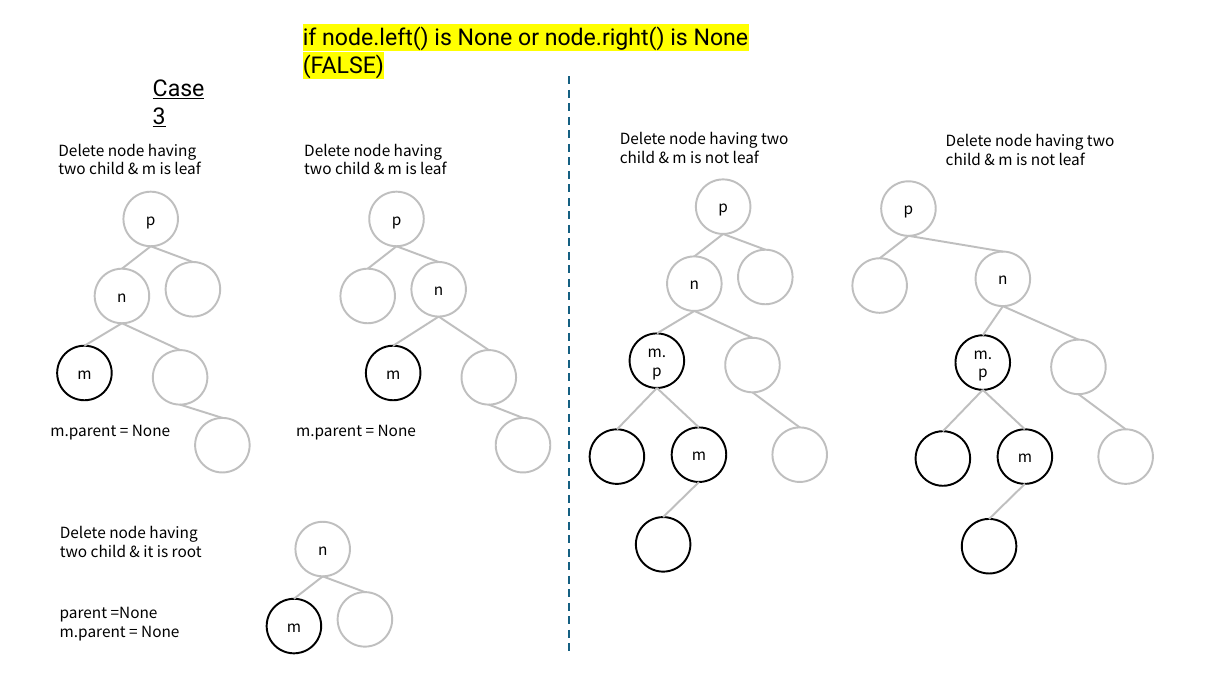
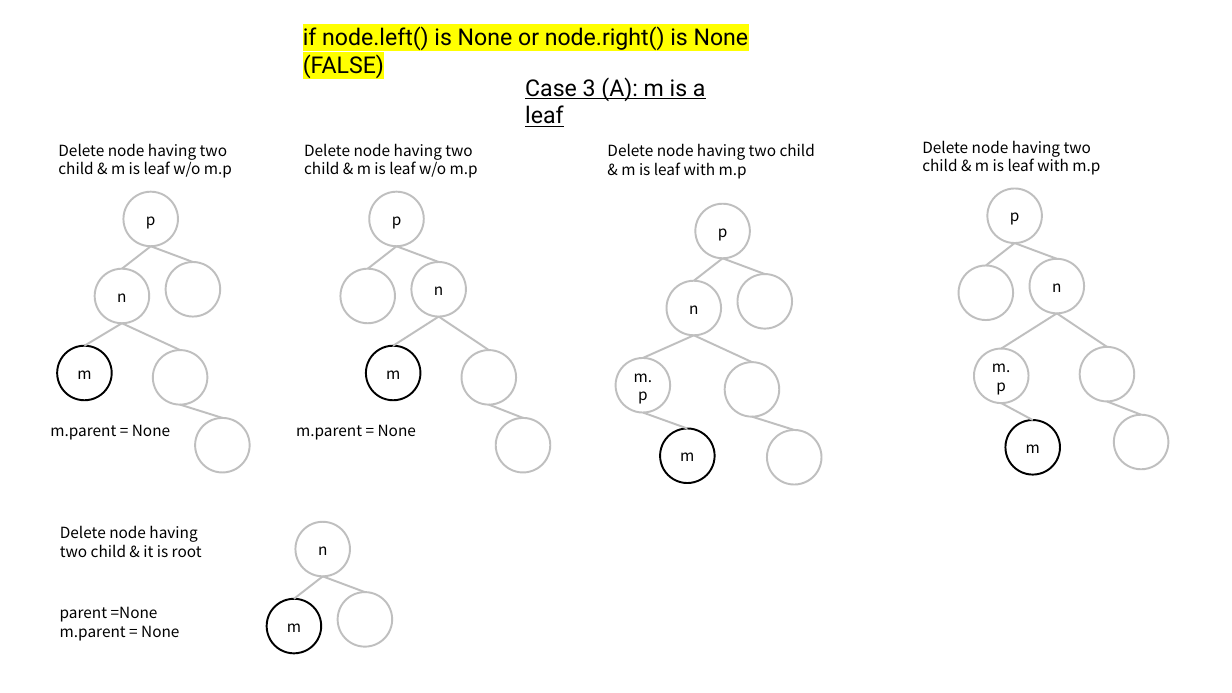
Before and after one commit to viorble/Lecture-Data-Structure, a slide deck: slide 2 of files/ppt/tree_delete_examples.pptx. Drawn at 1232x693 pixels with LibreOffice and Linux fonts; fonts in the diff are those of the drawing. Boxes give left, top, right and bottom in pixels: in the first picture for what was removed or moved away, otherwise in the second. Text is boxed around its words. In the diff, an @@ line names an element or a change of style, - is before the commit and + after.

```diff
--- a/files/ppt/tree_delete_examples.pptx
+++ b/files/ppt/tree_delete_examples.pptx
@@ text at bbox=[525, 77, 706, 127]: text changed @@
-Case 3
+Case 3 (A): m is a leaf
@@ line removed from (569, 77) to (569, 653) @@
@@ text at bbox=[58, 143, 232, 178]: text changed @@
-Delete node having two child & m is leaf
+Delete node having two child & m is leaf w/o m.p
@@ text at bbox=[304, 143, 478, 178]: text changed @@
-Delete node having two child & m is leaf
+Delete node having two child & m is leaf w/o m.p
@@ text at bbox=[607, 143, 815, 179]: text changed @@
-Delete node having two child & m is not leaf
+Delete node having two child & m is leaf with m.p
@@ text at bbox=[922, 140, 1100, 175]: text changed @@
-Delete node having two child & m is not leaf
+Delete node having two child & m is leaf with m.p
@@ ellipse "p": place and size @@
-ellipse "p" at bbox=[882, 181, 936, 236]
+ellipse "p" at bbox=[988, 189, 1043, 243]
@@ 4 ellipses, 3 lines: place and size @@
-4 ellipses, 3 lines at bbox=[667, 179, 793, 393]
+4 ellipses, 3 lines at bbox=[666, 204, 792, 417]
@@ ellipse: place and size @@
-ellipse at bbox=[853, 259, 908, 313]
+ellipse at bbox=[958, 265, 1013, 320]
@@ line moved from (909, 236) - (880, 259) to (1015, 243) - (986, 265) @@
@@ line moved from (909, 236) - (1003, 251) to (1015, 243) - (1057, 259) @@
@@ ellipse "n": place and size @@
-ellipse "n" at bbox=[976, 251, 1031, 306]
+ellipse "n" at bbox=[1030, 259, 1084, 313]
@@ line moved from (1003, 306) - (1079, 340) to (1057, 313) - (1002, 348) @@
@@ line moved from (1003, 306) - (983, 335) to (1057, 313) - (1107, 347) @@
@@ ellipse "m.p" at bbox=[616, 358, 670, 412]: outline #000000 1.5 pt to #BFBFBF 1.5 pt @@
@@ ellipse "m.p": place and size @@
-ellipse "m.p" at bbox=[629, 334, 684, 388]
+ellipse "m.p" at bbox=[616, 358, 670, 412]
@@ line moved from (695, 311) - (657, 334) to (694, 335) - (643, 358) @@
@@ ellipse "m.p": place and size @@
-ellipse "m.p" at bbox=[956, 335, 1010, 390]
+ellipse "m.p" at bbox=[974, 348, 1029, 403]
@@ ellipse "m.p" at bbox=[974, 348, 1029, 403]: outline #000000 1.5 pt to #BFBFBF 1.5 pt @@
@@ ellipse: place and size @@
-ellipse at bbox=[1052, 340, 1106, 395]
+ellipse at bbox=[1080, 347, 1135, 401]
@@ line moved from (657, 388) - (699, 428) to (643, 412) - (688, 429) @@
@@ line moved from (752, 393) - (800, 428) to (752, 417) - (795, 430) @@
@@ line moved from (983, 390) - (1025, 430) to (1002, 403) - (1033, 421) @@
@@ line moved from (1079, 395) - (1126, 430) to (1107, 401) - (1141, 415) @@
@@ ellipse: place and size @@
-ellipse at bbox=[1099, 430, 1153, 484]
+ellipse at bbox=[1115, 415, 1169, 470]
@@ ellipse "m": place and size @@
-ellipse "m" at bbox=[672, 428, 726, 482]
+ellipse "m" at bbox=[660, 429, 714, 483]
@@ ellipse: place and size @@
-ellipse at bbox=[773, 428, 827, 482]
+ellipse at bbox=[767, 430, 822, 484]
@@ ellipse "m": place and size @@
-ellipse "m" at bbox=[998, 430, 1053, 484]
+ellipse "m" at bbox=[1006, 421, 1060, 475]
@@ group removed at bbox=[590, 388, 699, 572]: 2 ellipses, 2 lines @@
@@ group removed at bbox=[916, 390, 1025, 574]: 2 ellipses, 2 lines @@
```
Also in this commit, not shown: 1 slide added, 4 other files.
